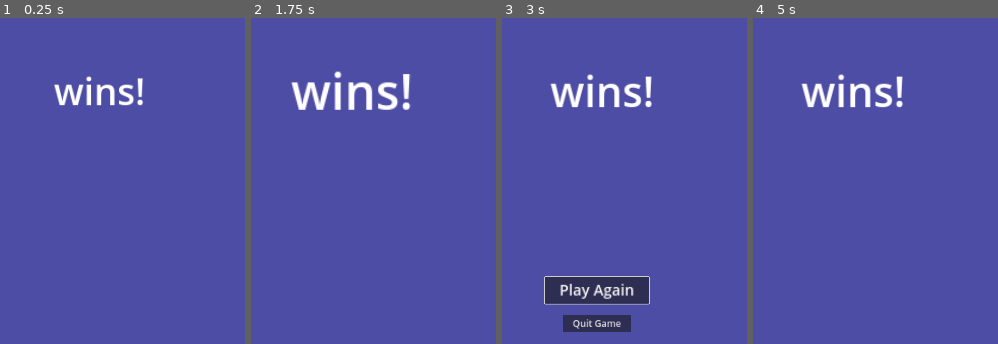
Above: before the commit, frames 1-4 (left to right).
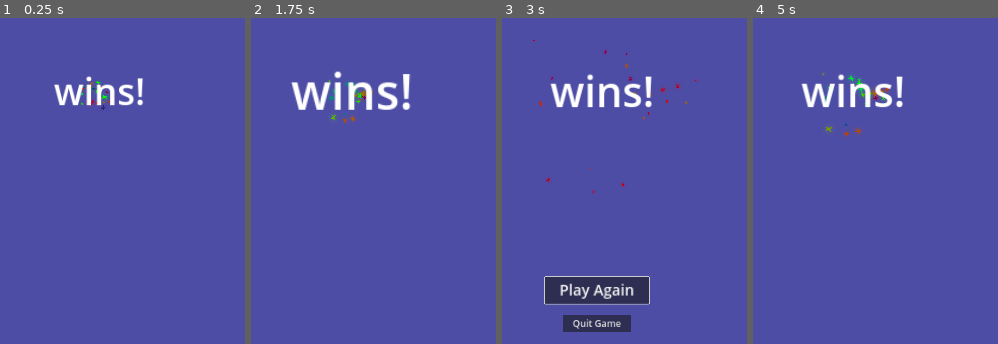
Above: after the commit, the same moments.

Repository: meyegui/laser-mice
Game: Godot game, scene res://scenes/game_over.tscn
Same seed, same stepped clock (60 frames per second), same inputs: the game is played once before the commit and once after it. This scene is started directly instead of the project's main scene.
Inputs:
- Up to frame 1 (0.25 s): no input
- Up to frame 2 (1.75 s): click "Play Again" at 0.5 s; click "Play Again" at 1.25 s
- Up to frame 3 (3 s): click "Play Again" at 2 s
- Up to frame 4 (5 s): tap Enter at 4.25 s

The runs differ from the first frame. In frame 1, 0.1% of the frame differs, in the area x 33-45%, y 19-29%; in frame 2, 0.2%; in frame 3, 0.1%; in frame 4, 0.3%, in the area x 28-56%, y 16-37%.

Commit message:
Boom particles on game over screen

Diff:
--- a/scenes/game_over.tscn
+++ b/scenes/game_over.tscn
@@ -1,6 +1,18 @@
-[gd_scene load_steps=5 format=3 uid="uid://bcum4ad4774th"]
+[gd_scene load_steps=10 format=3 uid="uid://bcum4ad4774th"]
 
 [ext_resource type="Script" path="res://scripts/game_over.gd" id="1_3lwnl"]
+[ext_resource type="Texture2D" uid="uid://dgqnqa2lqpey5" path="res://sprites/particles/Particle-Star.png" id="2_8yebu"]
+[ext_resource type="Texture2D" uid="uid://dt1s76sfx8xdy" path="res://sprites/particles/Particle-X.png" id="3_68i3r"]
+[ext_resource type="Texture2D" uid="uid://dsvkqvwjmeipw" path="res://sprites/particles/Particle-Dot.png" id="4_dubil"]
+
+[sub_resource type="Curve" id="Curve_qivs3"]
+_data = [Vector2(0, 0), 0.0, 0.0, 0, 0, Vector2(0.108939, 0.867221), 0.0, 0.0, 0, 0, Vector2(0.248603, 1), 0.0, 0.0, 0, 0, Vector2(1, 0), 0.0, 0.0, 0, 0]
+point_count = 4
+
+[sub_resource type="Curve" id="Curve_70idy"]
+min_value = -1.0
+_data = [Vector2(0, 1), 0.0, 0.0, 0, 0, Vector2(1e-05, -1), 0.0, 0.0, 0, 0, Vector2(1, 1), 0.0, 0.0, 0, 0]
+point_count = 3
 
 [sub_resource type="Animation" id="Animation_t5i4i"]
 resource_name = "GameOver"
@@ -100,6 +112,71 @@
 offset_bottom = 1080.0
 color = Color(1, 1, 1, 0.501961)
 
+[node name="Boom1" type="CPUParticles2D" parent="."]
+position = Vector2(960, 285)
+emitting = false
+amount = 20
+lifetime = 3.0
+one_shot = true
+explosiveness = 1.0
+texture = ExtResource("2_8yebu")
+spread = 180.0
+gravity = Vector2(2.08165e-12, 2.08165e-12)
+initial_velocity_min = 50.0
+initial_velocity_max = 150.0
+angular_velocity_min = -500.0
+angular_velocity_max = 500.0
+scale_amount_min = 0.1
+scale_amount_max = 0.3
+scale_amount_curve = SubResource("Curve_qivs3")
+color = Color(0.9, 0, 0, 1)
+hue_variation_min = -1.0
+hue_variation_max = 1.0
+hue_variation_curve = SubResource("Curve_70idy")
+
+[node name="Boom2" type="CPUParticles2D" parent="."]
+position = Vector2(960, 285)
+amount = 20
+lifetime = 3.0
+one_shot = true
+explosiveness = 1.0
+texture = ExtResource("3_68i3r")
+spread = 180.0
+gravity = Vector2(2.08165e-12, 2.08165e-12)
+initial_velocity_min = 50.0
+initial_velocity_max = 150.0
+angular_velocity_min = -500.0
+angular_velocity_max = 500.0
+scale_amount_min = 0.1
+scale_amount_max = 0.3
+scale_amount_curve = SubResource("Curve_qivs3")
+color = Color(0.9, 0, 0, 1)
+hue_variation_min = -1.0
+hue_variation_max = 1.0
+hue_variation_curve = SubResource("Curve_70idy")
+
+[node name="Boom3" type="CPUParticles2D" parent="."]
+position = Vector2(960, 285)
+emitting = false
+amount = 20
+lifetime = 3.0
+one_shot = true
+explosiveness = 1.0
+texture = ExtResource("4_dubil")
+spread = 180.0
+gravity = Vector2(2.08165e-12, 2.08165e-12)
+initial_velocity_min = 50.0
+initial_velocity_max = 150.0
+angular_velocity_min = -500.0
+angular_velocity_max = 500.0
+scale_amount_min = 0.3
+scale_amount_max = 0.6
+scale_amount_curve = SubResource("Curve_qivs3")
+color = Color(0.9, 0, 0, 1)
+hue_variation_min = -1.0
+hue_variation_max = 1.0
+hue_variation_curve = SubResource("Curve_70idy")
+
 [node name="Winner" type="Label" parent="."]
 layout_mode = 0
 offset_top = 200.0
--- a/scripts/common.gd
+++ b/scripts/common.gd
@@ -1,4 +1,3 @@
-@tool
 extends Node
 
 var game_over: bool = false
--- a/scripts/game_over.gd
+++ b/scripts/game_over.gd
@@ -24,3 +24,8 @@
 
 func on_quit_pressed() -> void:
 	get_tree().quit()
+
+func emit_boom() -> void:
+	$Boom1.emitting = true
+	$Boom2.emitting = true
+	$Boom3.emitting = true
--- a/scripts/home.gd
+++ b/scripts/home.gd
@@ -35,3 +35,4 @@
 	game_over_screen.winner_name = area.holder.name
 	game_over_screen.winner_id = area.holder.player_id
 	get_tree().current_scene.add_child(game_over_screen)
+	game_over_screen.emit_boom()
Binary file added: sprites/particles/Particle-Dot.png
Not shown, added: sprites/particles/Particle-Dot.png.import
Binary file added: sprites/particles/Particle-Star.png
Not shown, added: sprites/particles/Particle-Star.png.import
Binary file added: sprites/particles/Particle-X.png
Not shown, added: sprites/particles/Particle-X.png.import
